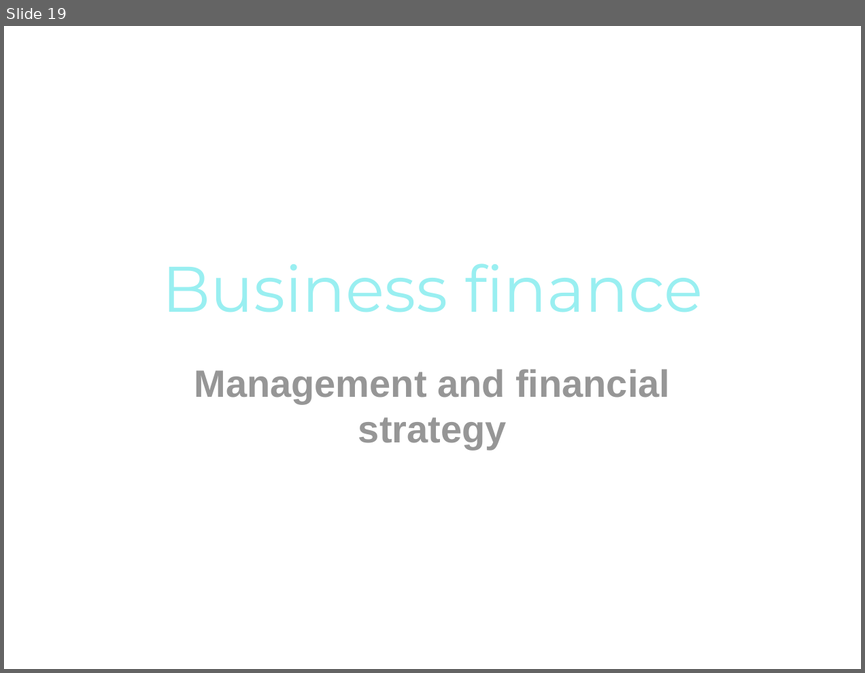
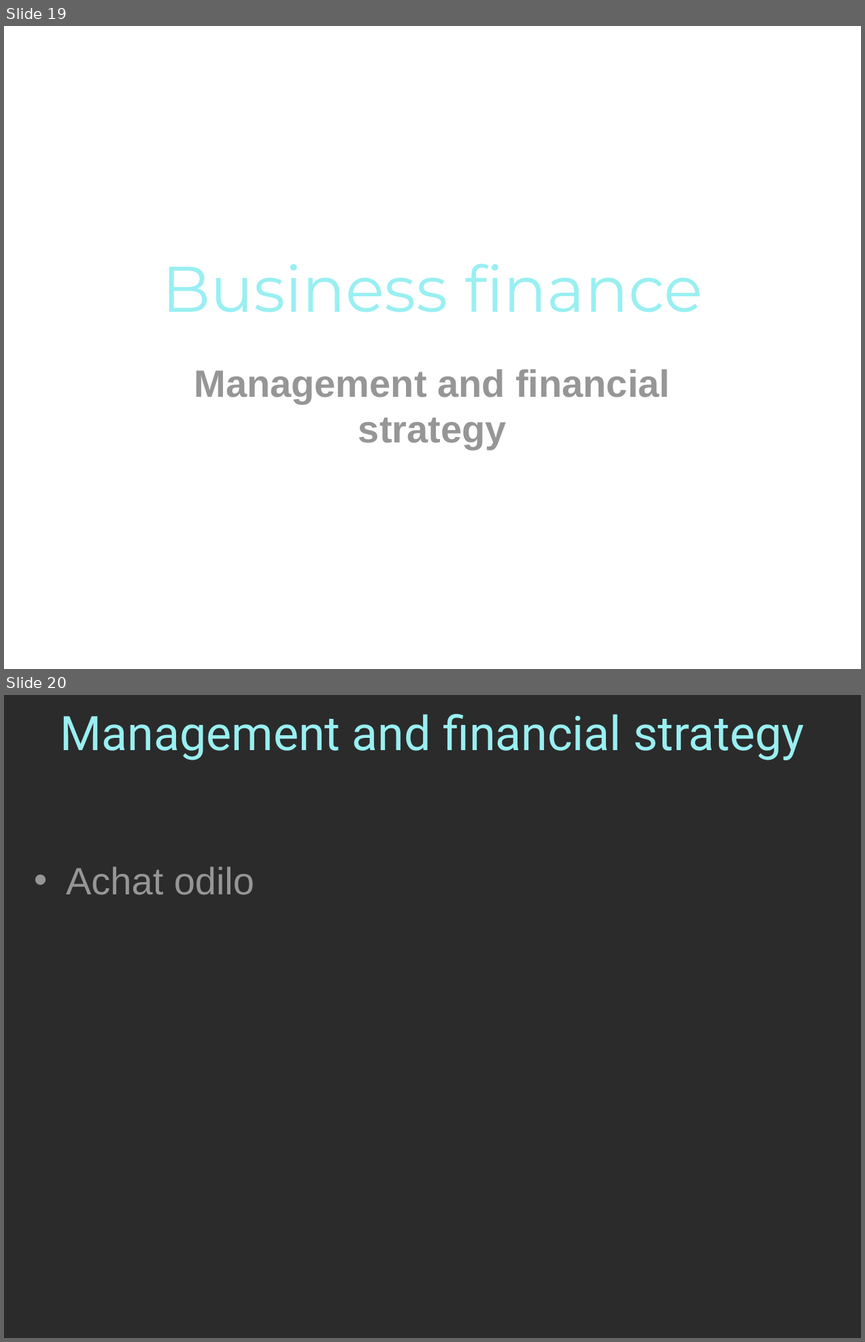
Before and after one commit to pngames/pavillon-noir, a slide deck: .others/tertiaire/tertiaire_finance.ppt. Shown one above the other, each under a label of ours: slide 19 before the commit, slides 19 and 20 after it. The pictures are 865x673 and 865x1342 pixels, drawn with LibreOffice and Linux fonts; fonts in the diff are those of the drawing; background and template pictures are left out; a plain dark background stands for a picture behind light text. Boxes give left, top, right and bottom in pixels: in the first picture for what was removed or moved away, otherwise in the second. Text is boxed around its words. In the diff, an @@ line names an element or a change of style, - is before the commit and + after.

```diff
--- a/.others/tertiaire/tertiaire_finance.ppt
+++ b/.others/tertiaire/tertiaire_finance.ppt
@@ slide 20 added at (4, 695, 861, 1338), background picture (left out) @@
@@ title added at (60, 714, 804, 760), 40 pt, text #99EFF1 @@
+Management and financial strategy
@@ text added at (66, 866, 254, 895), 32 pt, text #969696 @@
+• Achat odilo
```
Also in this commit, not shown: 14 slides changed, 1 slide removed.
